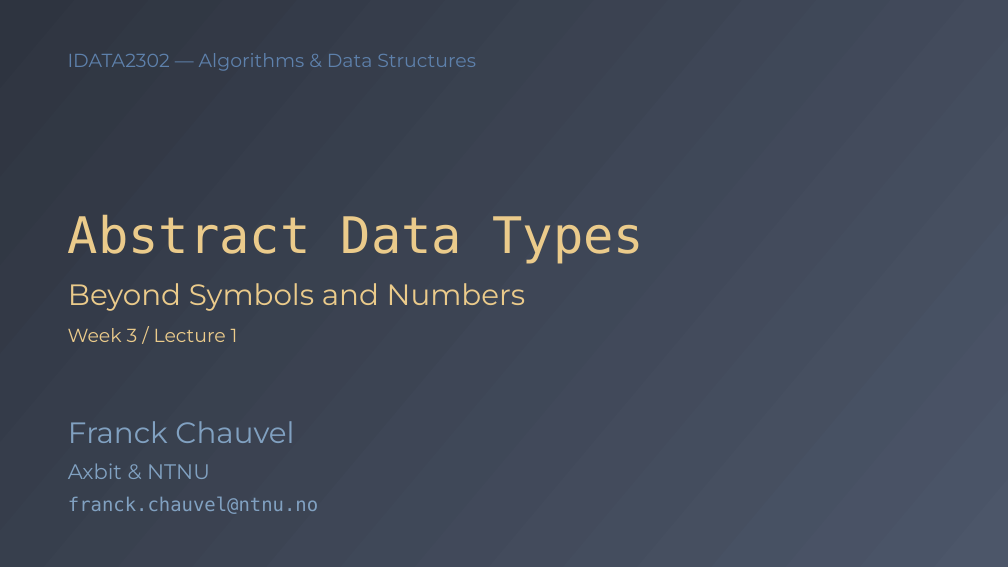
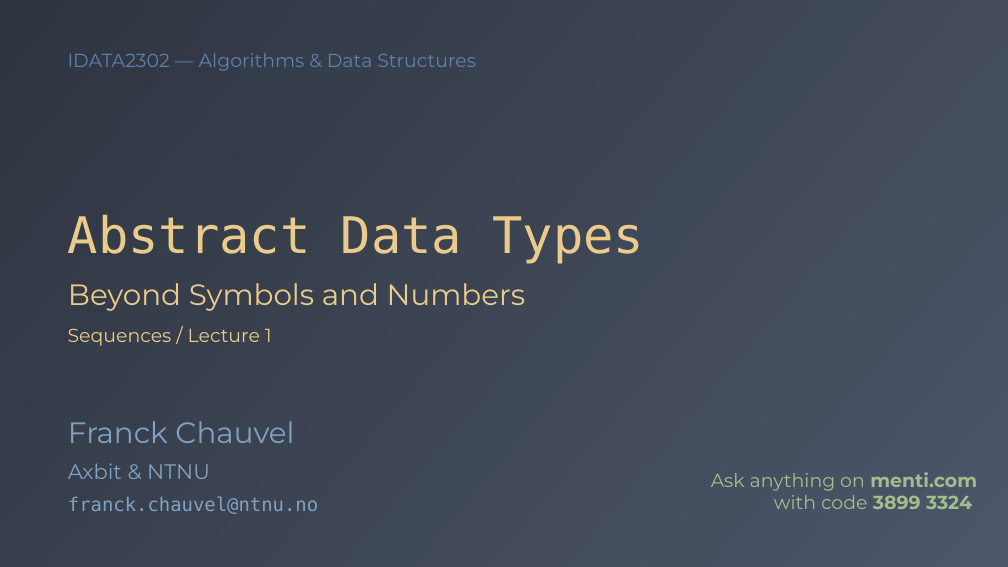
Before and after one commit to fchauvel/ntnu-idata2302-website, a slide deck: slide 1 of source/sequences/_static/adt/adt.pptx. Drawn at 1008x567 pixels with LibreOffice and Linux fonts; fonts in the diff are those of the drawing. Boxes give left, top, right and bottom in pixels: in the first picture for what was removed or moved away, otherwise in the second. Text is boxed around its words. In the diff, an @@ line names an element or a change of style, - is before the commit and + after.

```diff
--- a/source/sequences/_static/adt/adt.pptx
+++ b/source/sequences/_static/adt/adt.pptx
@@ text at box(68, 328, 272, 346): text changed @@
-Week 3 / Lecture 1
+Sequences / Lecture 1
@@ text added at box(711, 472, 977, 509), 18 pt, text #A3BE8C @@
+Ask anything on menti.com
+with code 3899 3324
```
Also in this commit, not shown: 1 other file.
